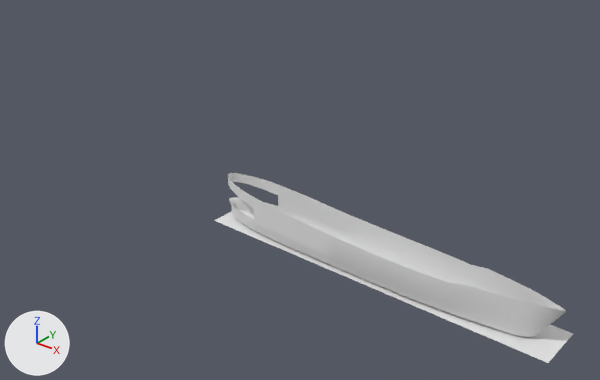
The Blender file dev/3d/LZ-120.blend, before and after one commit.
Camera for both pictures: a 50 mm lens placed at (57.7, -39.5, 17.3), pointed at (25.2, 1.0, -7.9). Arrows for +X, +Y and +Z are at lower left; the lights stay in place. The same objects are shown in both versions, whatever each file hides.

The first picture shows 'Plane', 'car_exterior'.
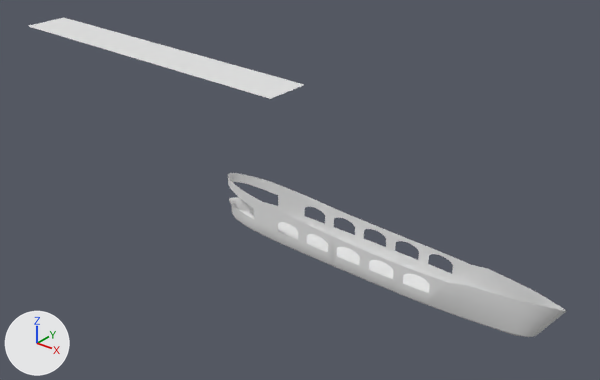
Where the change shows, as pixel boxes (x1, y1, x2, y2) in the pictures (600 x 380 px):
'car_exterior', reshaped
    both: (228, 173, 566, 337)
'Plane', moved
    before: (214, 211, 573, 363)
    after: (29, 18, 304, 99)

The change, as a list of edits to the scene's bpy script:
```text
Add me_mesh_008:
    me_mesh_008.from_pydata(...)  # 307 vertices, 255 faces; spans x -0.6..25.0, y 0.0..1.5, z -0.1..3.1
    me_mesh_008.polygons.foreach_set('use_smooth', [True] * 255)
    me_mesh_008.materials.append(mat_doped_fabric2)  # white #e7e7e7
Change ob_car_exterior:
    ob_car_exterior: bpy.data.objects.new('car_exterior', me_tube_005) -> bpy.data.objects.new('car_exterior', me_mesh_008)
Change ob_plane:
    ob_plane.location: (20.0, 0.0, -11.0) -> (0.0, 0.0, 0.0)
```
